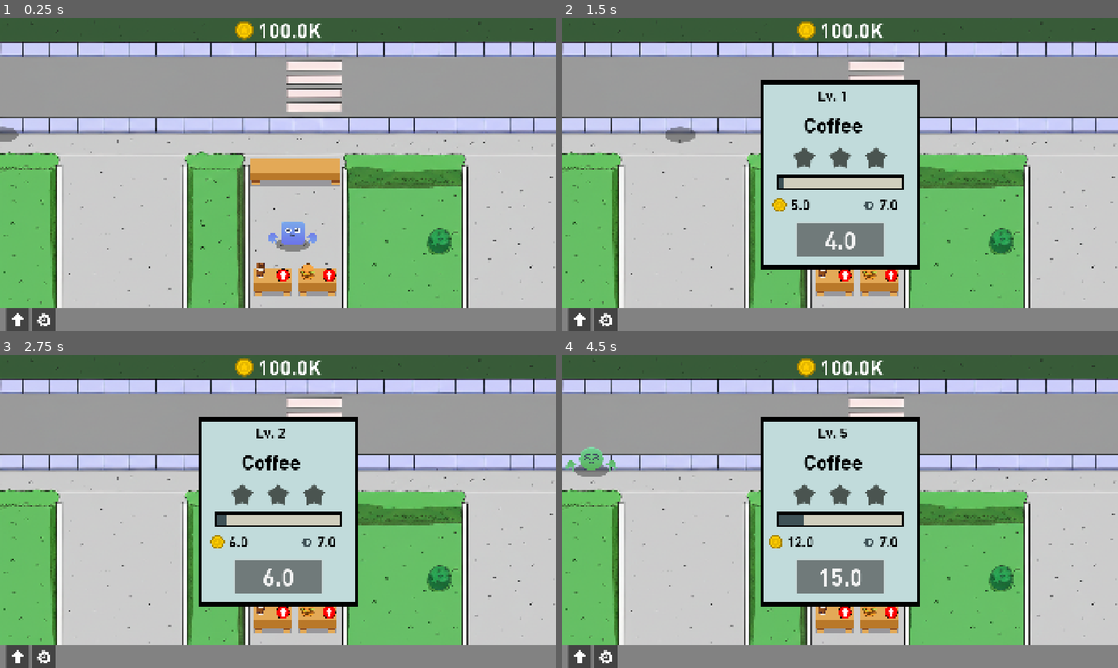
Above: before the commit, frames 1-4 (two rows, left to right).
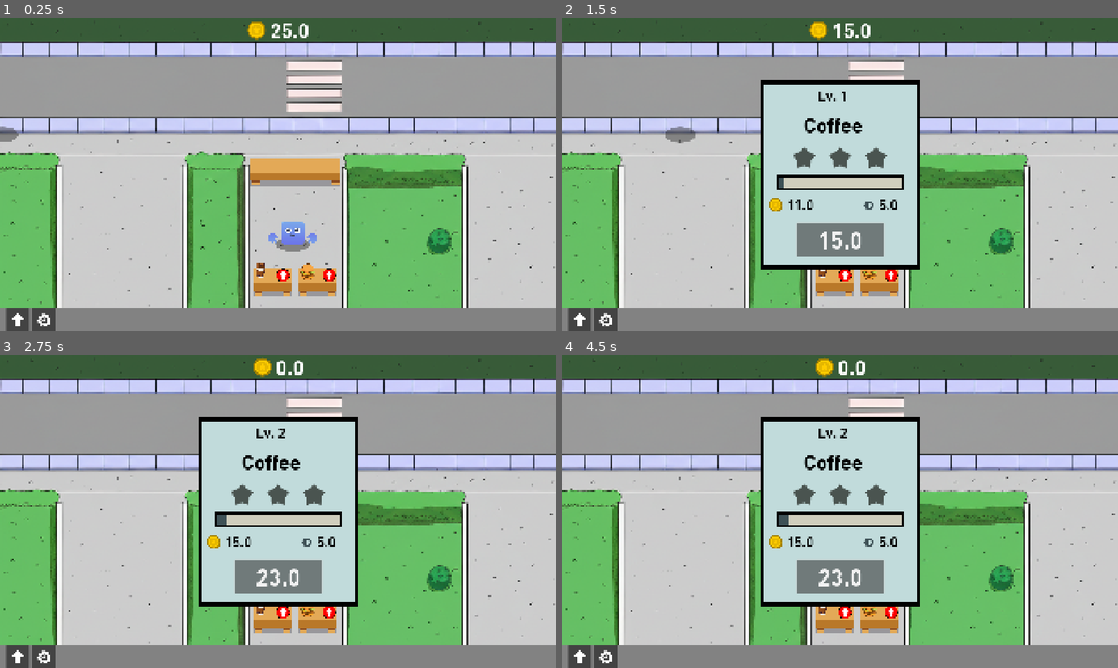
Above: after the commit, the same moments.

Repository: nzach123/idle_tycoon
Game: Godot game, scene res://scenes/game.tscn
Two runs of this game, one before a commit and one after it. Both use one fixed random seed, a clock stepped at 60 frames per second and the inputs below.
Inputs (mouse positions are in pixels of both pictures, inside the frame that each line leads up to):
- Up to frame 1 (0.25 s): no input
- Up to frame 2 (1.5 s): click (845, 274) at 0.5 s; click "3.0" (after the commit: "10.0") at 1.25 s
- Up to frame 3 (2.75 s): click "4.0" (after the commit: "15.0") at 2 s
- Up to frame 4 (4.5 s): click "6.0" (after the commit: "23.0") at 2.75 s; click "8.0" (after the commit: "23.0") at 3.5 s; click "11.0" (after the commit: "23.0") at 4.25 s

The runs differ from the first frame. In frame 1, 0.5% of the frame differs, in the area x 42-58%, y 1-8%; in frame 2, 0.9%; in frame 3, 1.0%; in frame 4, 1.3%, in the area x 0-59%, y 0-74%.

Commit message:
Balance item stats and adjust game parameters
Updated burger and coffee item stats for better progression, including cook time, upgrade cost, and profit values. Increased customer spawn timer for pacing, reduced starting coins to 25, and changed coffee speed upgrade to halve cook time instead of setting it to 1. Bumped project version to 0.0.11.

Diff:
--- a/data/item_burger.tres
+++ b/data/item_burger.tres
@@ -8,11 +8,11 @@
 id = "Burger"
 type = 1
 sprite = ExtResource("2_72abt")
-cook_time = 10.0
-cook_time_reduce_perc = 0.8
-upgrade_cost = 4.0
-upgrade_multi = 1.4
-profit = 4.0
-profit_multi = 1.2
+cook_time = 8.0
+cook_time_reduce_perc = 0.85
+upgrade_cost = 15.0
+upgrade_multi = 1.6
+profit = 12.0
+profit_multi = 1.35
 max_level = 75
 metadata/_custom_type_script = "uid://bxryuueo0ljob"
--- a/data/item_coffee.tres
+++ b/data/item_coffee.tres
@@ -8,11 +8,11 @@
 id = "Coffee"
 type = 0
 sprite = ExtResource("2_23krl")
-cook_time = 7.0
-cook_time_reduce_perc = 0.7
-upgrade_cost = 3.0
-upgrade_multi = 1.3
-profit = 4.0
-profit_multi = 1.2
+cook_time = 5.0
+cook_time_reduce_perc = 0.85
+upgrade_cost = 10.0
+upgrade_multi = 1.5
+profit = 8.0
+profit_multi = 1.3
 max_level = 75
 metadata/_custom_type_script = "uid://bxryuueo0ljob"
--- a/project.godot
+++ b/project.godot
@@ -11,7 +11,7 @@
 [application]
 
 config/name="Idle_tycoon"
-config/version="0.0.10"
+config/version="0.0.11"
 run/main_scene="uid://cxycy5bsaucpx"
 config/features=PackedStringArray("4.4", "GL Compatibility")
 config/icon="res://icon.svg"
--- a/scenes/game.tscn
+++ b/scenes/game.tscn
@@ -117,7 +117,7 @@
 customer_scene = ExtResource("14_1kice")
 
 [node name="SpawnTimer" type="Timer" parent="CustomerManager"]
-wait_time = 4.0
+wait_time = 8.0
 autostart = true
 
 [node name="TopSpawnPos" type="Marker2D" parent="CustomerManager"]
--- a/scripts/autoloads/game_manager.gd
+++ b/scripts/autoloads/game_manager.gd
@@ -14,7 +14,7 @@
 var coffee_item_counter_pos:= Vector2(950,800)
 var burger_item_counter_pos:= Vector2(1100,800)
 
-var current_coins: int = 100000
+var current_coins: int = 25
 
 
 func play_coin_vfx(spawn_pos: Vector2) -> void:
--- a/scripts/game_ui.gd
+++ b/scripts/game_ui.gd
@@ -70,7 +70,7 @@
 	SoundManager.play_ui()
 	if GameManager.current_coins >= faster_coffee_cost:
 		GameManager.current_coins -= faster_coffee_cost
-		GameManager.item_coffee.cook_time = 1
+		GameManager.item_coffee.cook_time *= 0.5
 		faster_coffee_card.hide()
 
 
